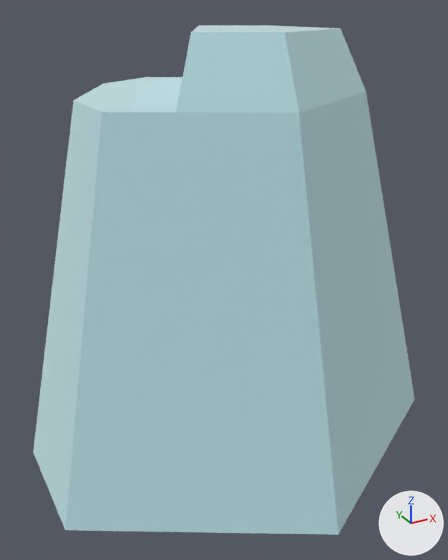
The glTF model public/models/nf2/nature/stone_tallE.glb as it was, and as the next commit left it.
The view is the same before and after, from a 50 mm lens placed at (-0.312, -0.604, 0.413), pointed at (0.005, -0.026, 0.125). The axes (+X, +Y, +Z) are drawn at lower right. The lights are the same throughout. The first picture is the older version. Where no turn or scale is listed for an object, it has been applied to the vertices.

The first picture shows 'stone_tallE'.
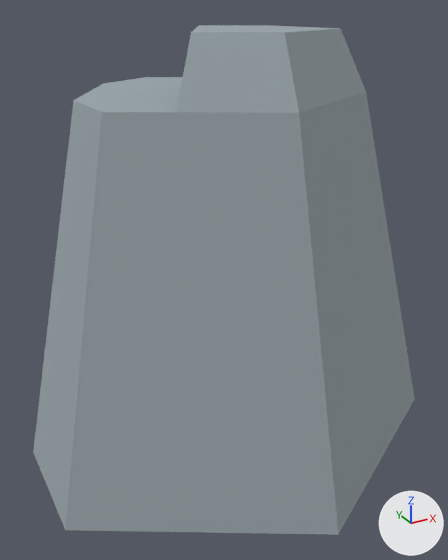
What differs and where, as boxes (x1, y1, x2, y2) in the pictures (448 x 560 px):
```json
{"object": "stone_tallE", "change": "recoloured, surface changed", "before": [33, 25, 415, 535], "after": [33, 25, 415, 535], "on screen": "pale blue to grey"}
```

The change, as JSON lines over the scene's bpy script:
```json
{"op": "set", "path": "mat_stone.metallic", "old": "1.0", "new": "0.0"}
{"op": "set", "path": "mat_stone.base_color", "old": "(0.722, 0.886, 0.91)", "new": "(0.323, 0.381, 0.407)", "note": "pale blue #ddf2f5 -> grey #9aa6ab"}
{"op": "remove", "block": "ob_tmpparent", "code": ["ob_tmpparent = bpy.data.objects.new('tmpParent', None)", "ob_tmpparent.location = (0.0, 0.0, 0.0)"]}
```
